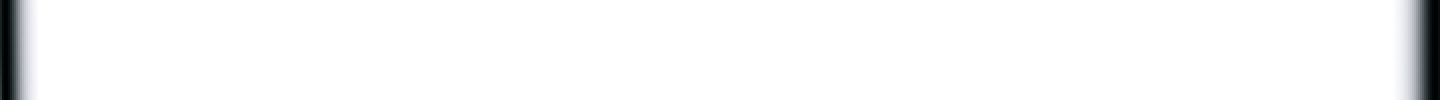
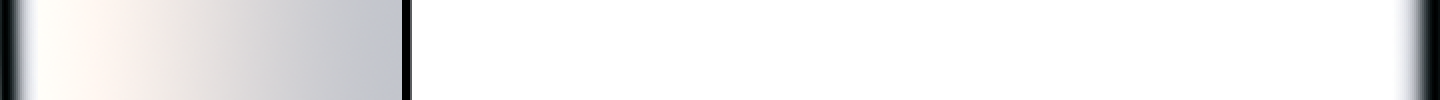
Before/after of a 1440x100 layered artwork. What changed in the layer stack:
added layer "Shape 1" above "Layer 2" over [402,0,412,100]
painted on "Layer 0" over [38,0,412,100]
